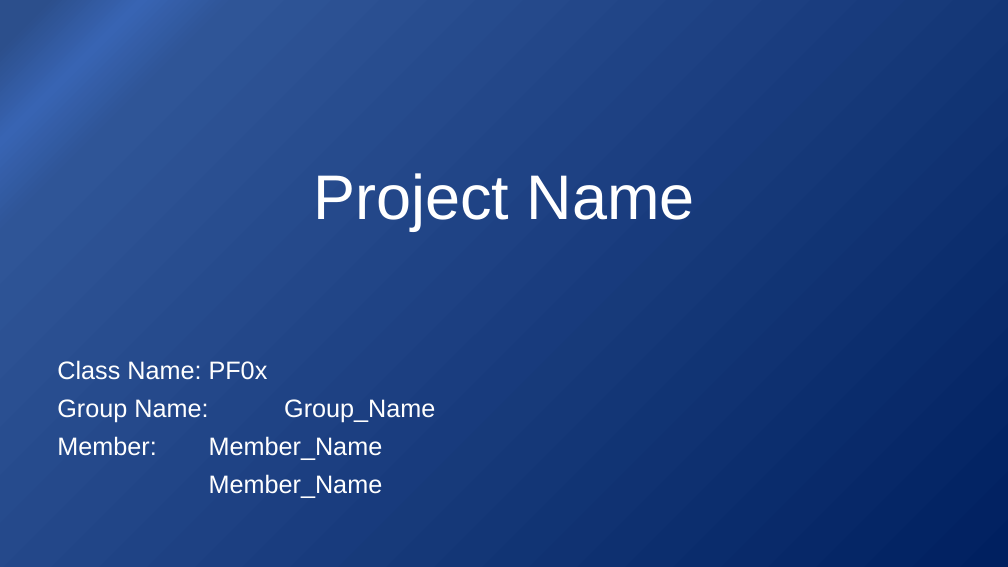
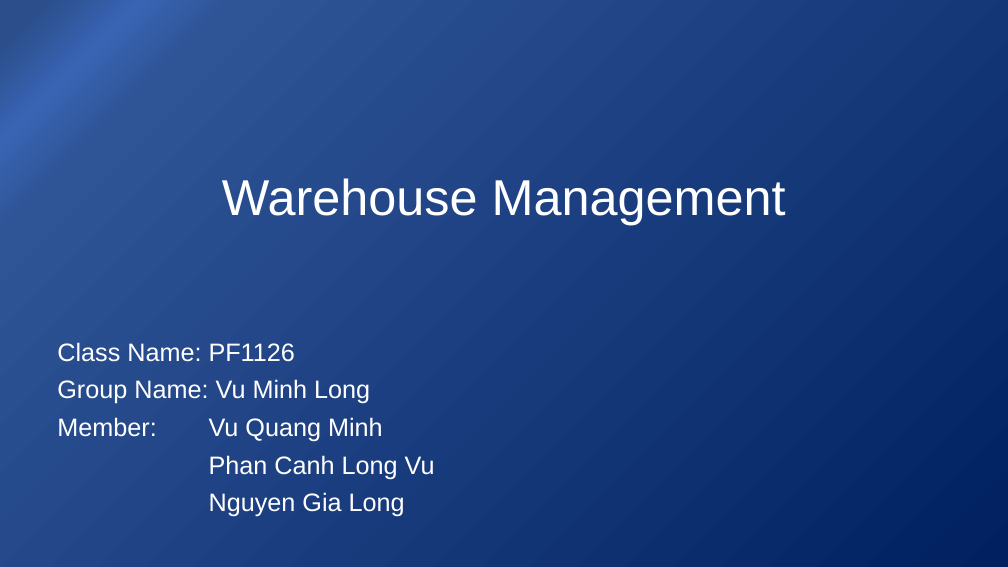
Before and after one commit to MinhMeo412/quan_ly_kho_hang, a slide deck: slide 1 of docs/ProjectReport/ProjectSlide.pptx. Drawn at 1008x567 pixels with LibreOffice and Linux fonts; fonts in the diff are those of the drawing; background and template pictures are left out. Boxes give left, top, right and bottom in pixels: in the first picture for what was removed or moved away, otherwise in the second. Text is boxed around its words. In the diff, an @@ line names an element or a change of style, - is before the commit and + after.

```diff
--- a/docs/ProjectReport/ProjectSlide.pptx
+++ b/docs/ProjectReport/ProjectSlide.pptx
@@ title at [222, 178, 786, 225]: text changed; size 60 to 48 pt @@
-Project Name
+Warehouse Management
@@ subtitle at [57, 342, 435, 517]: text changed @@
-Class Name: PF0x
-Group Name: Group_Name
-Member: Member_Name
-Member_Name
+Class Name: PF1126
+Group Name: Vu Minh Long
+Member: Vu Quang Minh
+Phan Canh Long Vu
+Nguyen Gia Long
```
Also in this commit, not shown: 6 other slides changed, 1 slide removed.
